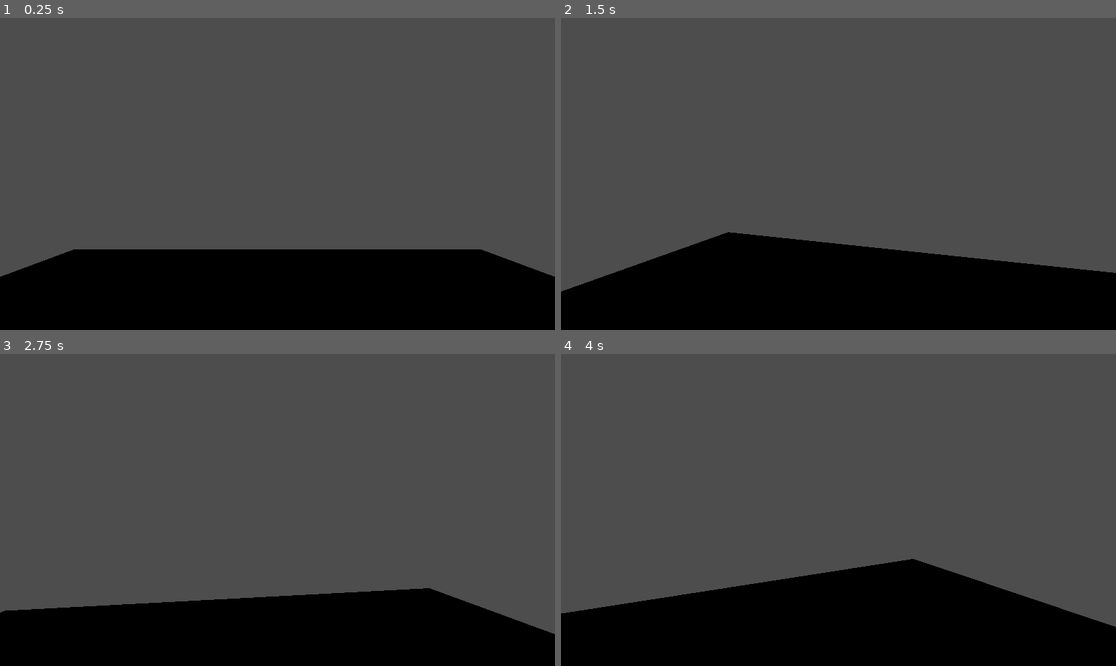
Above: before the commit, frames 1-4 (two rows, left to right).
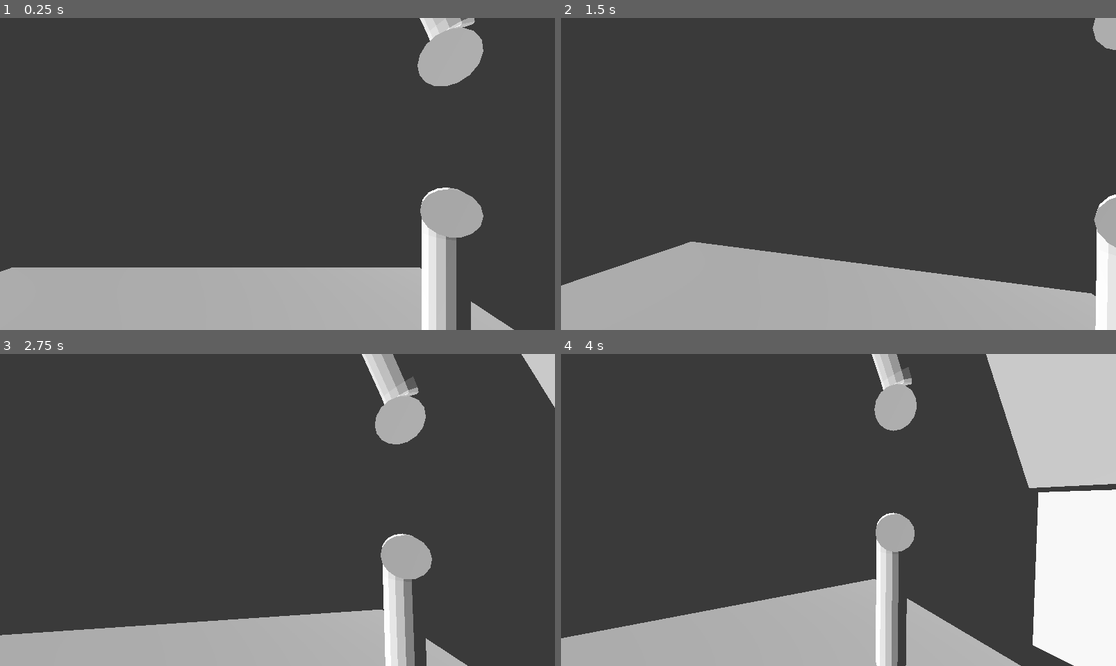
Above: after the commit, the same moments.

Repository: ALP-Games/bubble
Game: Godot game, scene res://Scenes/world_3d.tscn
The game is run twice, just before and just after one commit, with the same random seed, the same clock (stepped at 60 frames per second) and the same inputs.
Inputs (mouse positions are in pixels of both pictures, inside the frame that each line leads up to):
- Up to frame 1 (0.25 s): no input
- Up to frame 2 (1.5 s): tap Enter at 0.5 s; move the mouse to (866, 174) at 0.52 s; tap Space at 1.25 s; move the mouse to (810, 174) at 1.27 s
- Up to frame 3 (2.75 s): tap Enter at 2 s; move the mouse to (288, 503) at 2.02 s
- Up to frame 4 (4 s): tap Space at 2.75 s; move the mouse to (832, 516) at 2.77 s; tap Enter at 3.5 s; move the mouse to (877, 513) at 3.52 s

The runs differ from the first frame. In frame 1, 28% of the frame differs, in the area x 0-100%, y 0-100%; in frame 2, 25%; in frame 3, 24%; in frame 4, 41%.

Commit message:
changed gameplay scene

Diff:
--- a/Scenes/world_3d.tscn
+++ b/Scenes/world_3d.tscn
@@ -1,12 +1,22 @@
-[gd_scene load_steps=3 format=3 uid="uid://dbqqdupnvapvi"]
+[gd_scene load_steps=4 format=3 uid="uid://dbqqdupnvapvi"]
 
 [ext_resource type="PackedScene" uid="uid://d4ek7o4r32c2" path="res://Scenes/player.tscn" id="1_3xj3b"]
+[ext_resource type="PackedScene" uid="uid://c1kbkxe0dic6f" path="res://Assets/Blockout.glb" id="2_dmqej"]
 
-[sub_resource type="PlaneMesh" id="PlaneMesh_eeg2j"]
+[sub_resource type="Environment" id="Environment_j4f23"]
+background_mode = 1
+background_color = Color(0.226707, 0.226707, 0.226707, 1)
+ambient_light_color = Color(0.622082, 0.264741, 0.561545, 1)
 
 [node name="World3D" type="Node3D"]
 
-[node name="MeshInstance3D" type="MeshInstance3D" parent="."]
-mesh = SubResource("PlaneMesh_eeg2j")
+[node name="Player" parent="." instance=ExtResource("1_3xj3b")]
+transform = Transform3D(1, 0, 0, 0, 1, 0, 0, 0, 1, 2.41919, 3.29699, 0)
 
-[node name="Player" parent="." instance=ExtResource("1_3xj3b")]
+[node name="Blockout" parent="." instance=ExtResource("2_dmqej")]
+
+[node name="WorldEnvironment" type="WorldEnvironment" parent="."]
+environment = SubResource("Environment_j4f23")
+
+[node name="DirectionalLight3D" type="DirectionalLight3D" parent="WorldEnvironment"]
+transform = Transform3D(-0.102044, 0.449002, -0.887685, 0.473427, 0.806729, 0.353631, 0.874902, -0.384168, -0.294892, -3.31199, 3.19832, 1.17216)
Not shown, added: Assets/Blockout.glb.import
Not shown, added: Assets/Monitor.glb.import
Not shown, added: Assets/Screen.glb.import
